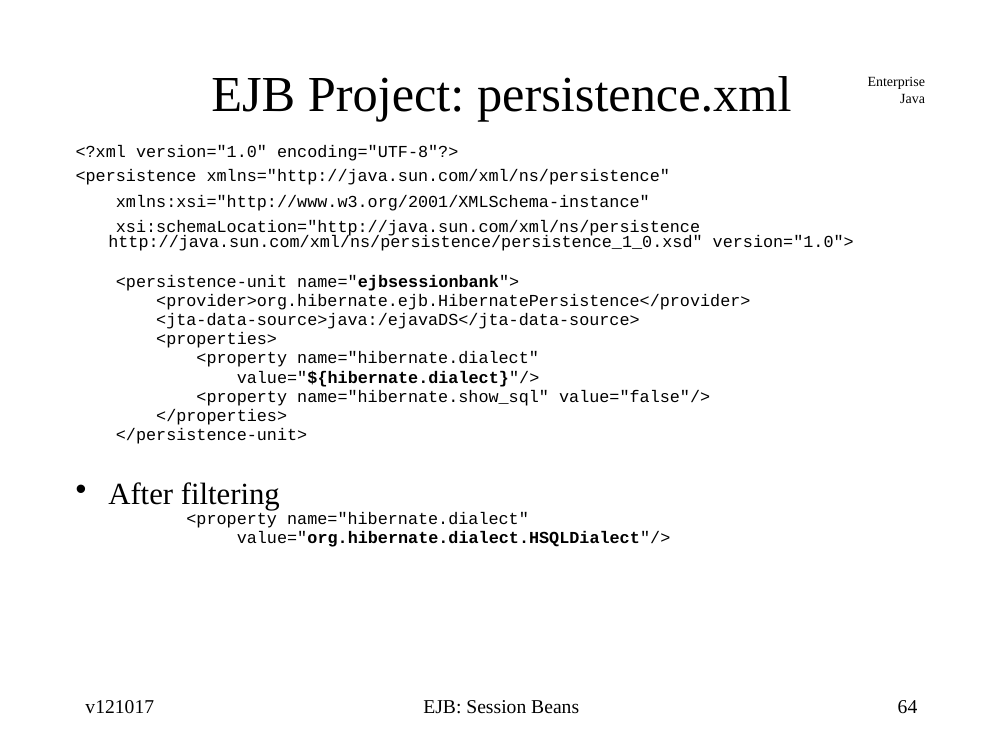
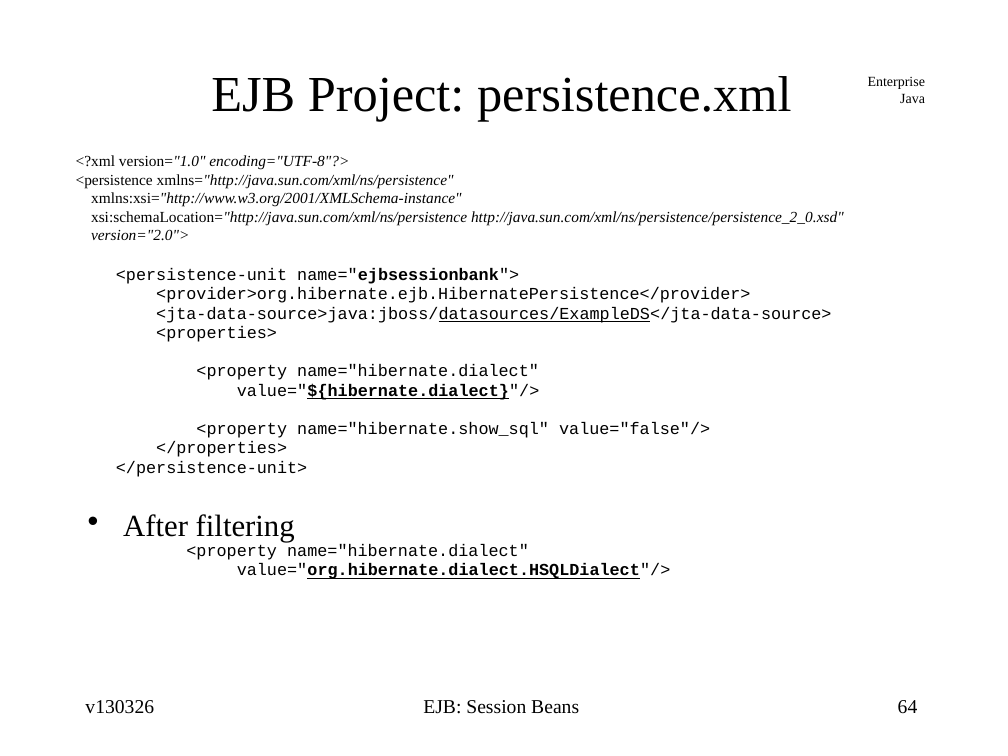
Before and after one commit to jcstaff/ejava-javaee, a slide deck: slide 64 of ejbsessionBank/src/site/resources/lectures/ejbSession.ppt. Drawn at 1008x756 pixels with LibreOffice and Linux fonts; fonts in the diff are those of the drawing. Boxes give left, top, right and bottom in pixels: in the first picture for what was removed or moved away, otherwise in the second. Text is boxed around its words. In the diff, an @@ line names an element or a change of style, - is before the commit and + after.

```diff
--- a/ejbsessionBank/src/site/resources/lectures/ejbSession.ppt
+++ b/ejbsessionBank/src/site/resources/lectures/ejbSession.ppt
@@ text at bbox=[76, 155, 750, 579]: size 12 to 11 pt, font Courier New to Times New Roman in "<?xml version="1.0" encoding="UTF-8"?>", "<persistence xmlns="http://java.sun.com/xml/ns/persistence"", "xmlns:xsi="http://www.w3.org/2001/XMLSchema-instance""; italic on in "version="1.0" encoding="UTF-8"?>", "xmlns="http://java.sun.com/xml/ns/persistence"", "xmlns:xsi="http://www.w3.org/2001/XMLSchema-instance""; underline on in "value="${hibernate.dialect}"/>", "value="org.hibernate.dialect.HSQLDialect"/>"; indent changed; line spacing 0.4 to 1; less space between paragraphs; line spacing 0.71 to 1 @@
@@ text at bbox=[91, 211, 844, 241]: text changed; size 12 to 11 pt; font Courier New to Times New Roman; italic on @@
-xsi:schemaLocation="http://java.sun.com/xml/ns/persistence http://java.sun.com/xml/ns/persistence/persistence_1_0.xsd" version="1.0">
+xsi:schemaLocation="http://java.sun.com/xml/ns/persistence http://java.sun.com/xml/ns/persistence/persistence_2_0.xsd"
+version="2.0">
@@ text at bbox=[156, 307, 831, 323]: text changed @@
-<jta-data-source>java:/ejavaDS</jta-data-source>
+<jta-data-source>java:jboss/datasources/ExampleDS</jta-data-source>
@@ text at bbox=[85, 700, 154, 714]: text changed @@
-v121017
+v130326
```
Also in this commit, not shown: 72 other slides changed, 1 slide added, 1 slide removed, 1 other file.
